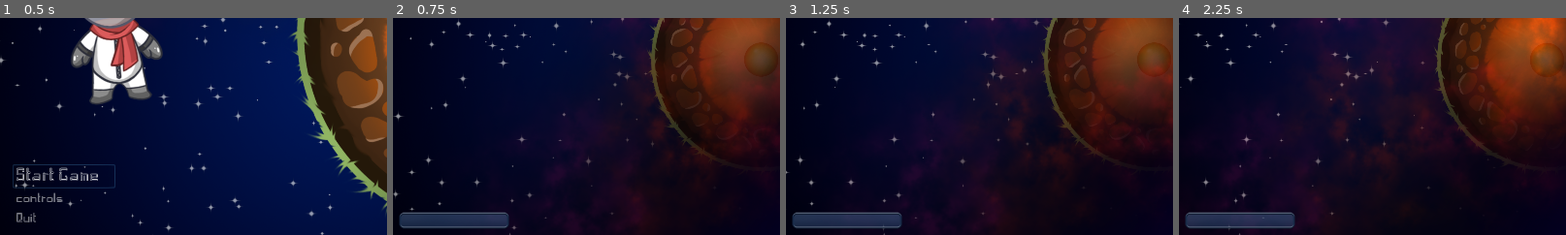
Above: before the commit, frames 1-4 (left to right).
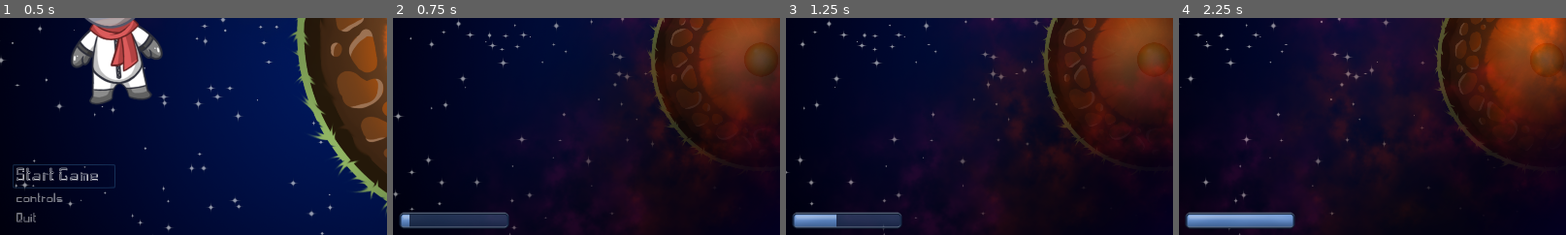
Above: after the commit, the same moments.

Repository: marekk3301/gamejam2023
Game: Godot game, scene res://scenes/mainMenu.tscn
Same seed, same stepped clock (60 frames per second), same inputs: the game is played once before the commit and once after it.
Inputs:
- Up to frame 1 (0.5 s): no input
- Up to frame 2 (0.75 s): click "Start Game" at 0.5 s
- Up to frame 3 (1.25 s): no input
- Up to frame 4 (2.25 s): hold Right (ui_right) 1.28-2.03 s; hold E (cut_plant) 1.28-2.03 s; hold Left (ui_left) from 2.03 s (still down); tap Q (plant_seed) at 2.1 s
The pictures show only the part of the screen within x 2-52%, y 46-96%; the shares and areas given below are measured in that part.

Frame 1 is identical in both runs. In frame 2, 0.1% of the frame differs, in the area x 2-5%, y 90-97%; in frame 3, 0.7%; in frame 4, 1.7%, in the area x 2-30%, y 90-97%.
Error before the commit: Invalid get index 'value' (on base: 'null instance'). (res://scripts/main.gd:52)

Commit message:
i hope it works
Co-Authored-By: Kinga Marszałkowska <64398325+kinga-marszalkowska@users.noreply.github.com>

Diff:
--- a/scenes/plant.tscn
+++ b/scenes/plant.tscn
@@ -60,8 +60,5 @@
 position = Vector2( -10, -319.5 )
 shape = SubResource( 6 )
 
-[connection signal="area_entered" from="plant" to="plant" method="_on_plant_area_entered"]
-[connection signal="area_exited" from="plant" to="plant" method="_on_plant_area_exited"]
-[connection signal="body_entered" from="plant" to="plant" method="_on_plant_body_entered"]
-[connection signal="body_exited" from="plant" to="plant" method="_on_plant_body_exited"]
-[connection signal="timeout" from="plant/Timer" to="plant" method="_on_Timer_timeout"]
+[connection signal="area_entered" from="." to="." method="_on_plant_area_entered"]
+[connection signal="area_exited" from="." to="." method="_on_plant_area_exited"]
--- a/scripts/main.gd
+++ b/scripts/main.gd
@@ -49,7 +49,7 @@
 		print(bigOxygenInput)
 	else: print("none")
 
-	$TextureProgress.value += 1
+	#$TextureProgress.value += 1
 
 	get_node("%TextureProgress").value += 1
 	get_node("%TextureProgress").set_size(Vector2(0.1,0.1))
